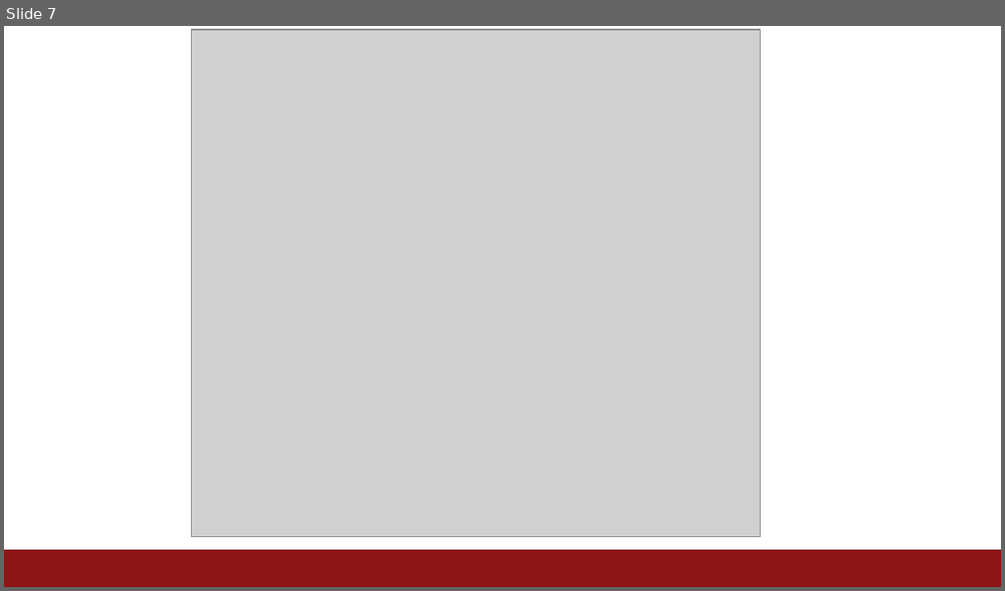
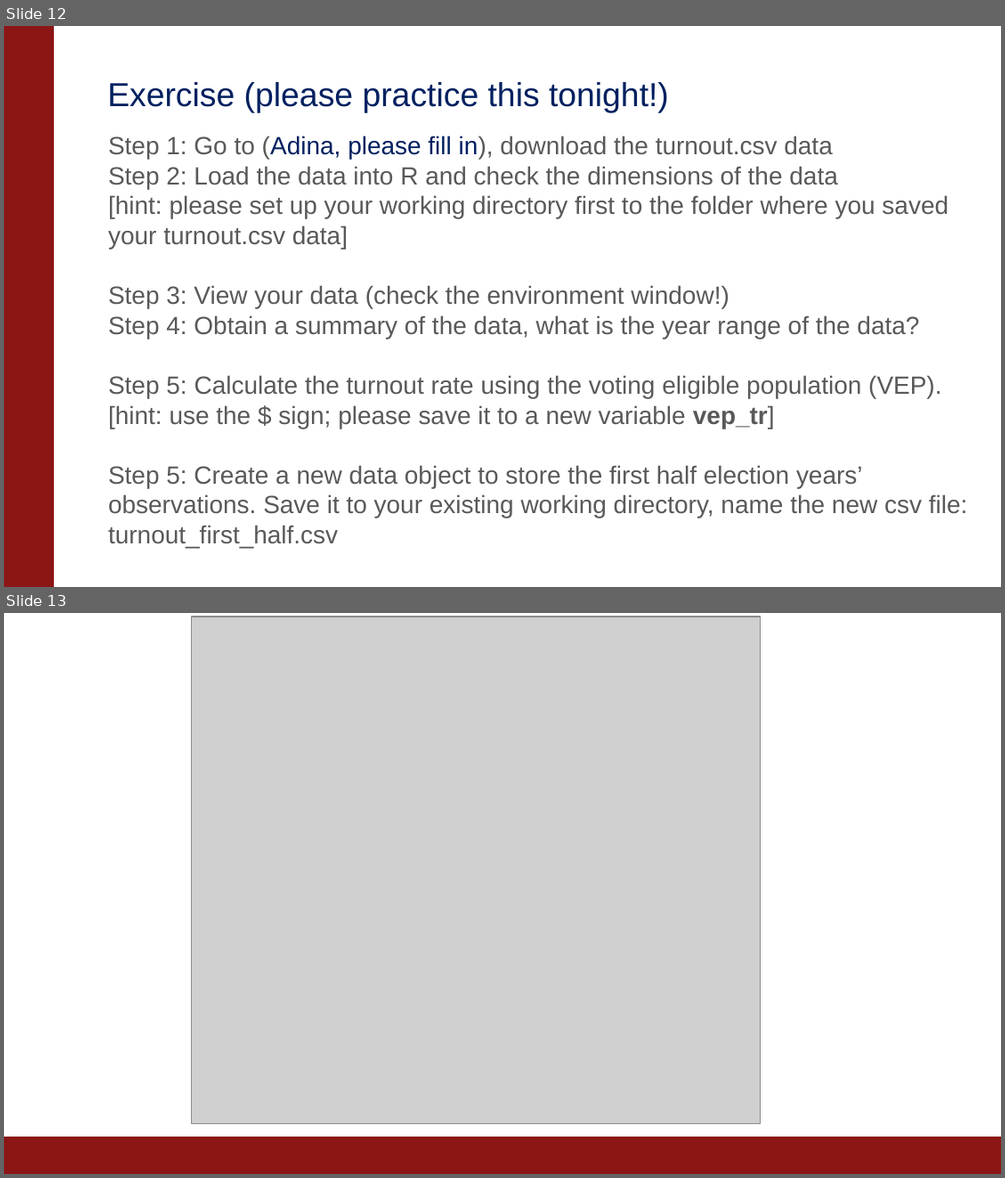
Before and after one commit to kaipingchen/com106-206-TA, a slide deck: KaipingAdina's Section Material/Intro Section/IntroSection.pptx. Shown one above the other, each under a label of ours: slide 7 before the commit, slides 12 and 13 after it. The pictures are 1005x591 and 1005x1178 pixels, drawn with LibreOffice and Linux fonts; fonts in the diff are those of the drawing; grey boxes stand for pictures; background and template pictures are left out. Boxes give left, top, right and bottom in pixels: in the first picture for what was removed or moved away, otherwise in the second. Text is boxed around its words. In the diff, an @@ line names an element or a change of style, - is before the commit and + after.

Commit message:
update the R script and PPT!
Dear Adina, I included the exercises in the PPT and delete some
contents. I also updated the R script! Please edit! Thanks!

```diff
--- a/KaipingAdina's Section Material/Intro Section/IntroSection.pptx
+++ b/KaipingAdina's Section Material/Intro Section/IntroSection.pptx
@@ slide 12 added at (4, 26, 1001, 587), background #FFFFFF @@
@@ rectangle added at (4, 26, 54, 587), fill #8C1515, outline #8C1515 0.75 pt @@
@@ title added at (107, 82, 669, 113), 24 pt, text #002060 @@
+Exercise (please practice this tonight!)
@@ text added at (108, 135, 968, 548), 18 pt, text #595959 @@
+    Step 1: Go to (Adina, please fill in), download the turnout.csv data
+    Step 2: Load the data into R and check the dimensions of the data
+    [hint: please set up your working directory first to the folder where you saved your turnout.csv data]
+    Step 3: View your data (check the environment window!)
+    Step 4: Obtain a summary of the data, what is the year range of the data?
+    Step 5: Calculate the turnout rate using the voting eligible population (VEP).
+    [hint: use the $ sign; please save it to a new variable vep_tr]
+    Step 5: Create a new data object to store the first half election years’ observations. Save it to your existing working directory, name the new csv file: turnout_first_half.csv
@@ what was slide 7 is now slide 13 @@
```
Also in this commit, not shown: 4 slides changed, 5 other slides added, 2 other files.
